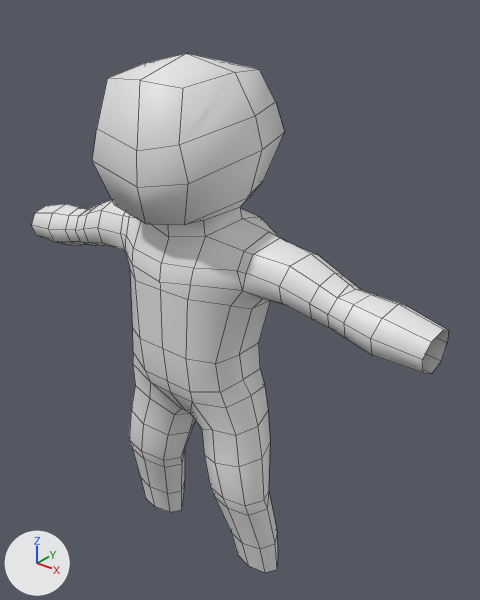
Two versions of the Blender file art/jrpg2.blend, one commit apart.
Camera for both pictures: a 50 mm lens placed at (0.876, -0.966, 1.37), pointed at (0.053, 0.063, 0.732). The axes (+X, +Y, +Z) are drawn at lower left. The lights are the same throughout. Mesh edges are drawn as thin lines. The same objects are shown in both versions, whatever each file hides. Materials are left out; every surface is plain grey.

Names of what the first picture shows: 'Character'.
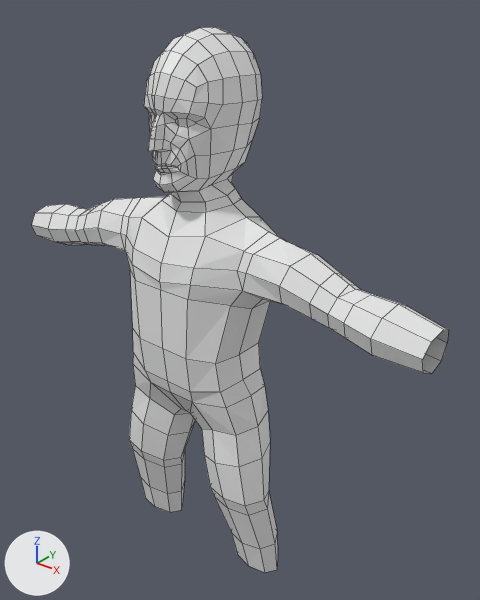
Pixel boxes (x1, y1, x2, y2) of what changed, in the pictures (480 x 600 px):
'Character', reshaped
    before: (32, 53, 449, 573)
    after: (32, 27, 449, 573)
part 1 of me_character, built on
    before: (92, 53, 284, 251)
    after: (129, 27, 279, 251)
part 2 of me_character, shading changed
    both: (32, 200, 426, 512)

What the commit changed:
me_character is used by ob_character; location (0.0, 0.0, 0.0).
me_character had 340 vertices, 332 faces and spanned x -0.533..0.533, y -0.168..0.11, z 0.083..1.245.
me_character now has 541 vertices, 534 faces and spans x -0.533..0.533, y -0.136..0.15, z 0.083..1.287.
Part 1, on me_character:
27 vertices are removed from x -0.161..0.161, y -0.168..0.101, z 1.008..1.245.
32 faces are deleted.
16 vertices move from x -0.135..0.135, y -0.153..0.049, z 0.948..1.0 to x -0.109..0.109, y -0.069..0.074, z 0.948..0.984.
228 vertices are added at x -0.102..0.102, y -0.136..0.15, z 0.985..1.287.
234 new faces join them.
me_character part 2: 300 kept faces spanning x -0.533..0.533, y -0.129..0.11, z 0.083..0.984 are now shaded flat.
